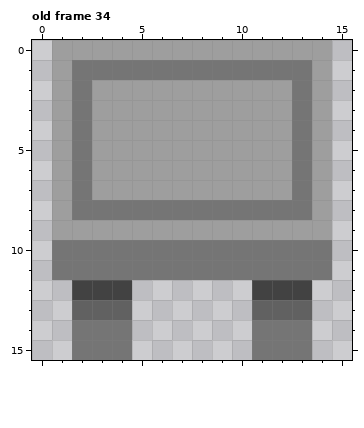
Two versions of one pixel-art file, 设计与资源/Items.aseprite. Above: the version before the commit.
16x16 pixels, 36 frames. Colours within 5 levels of each other are drawn and written as one. Shown: old frame 34.
After:
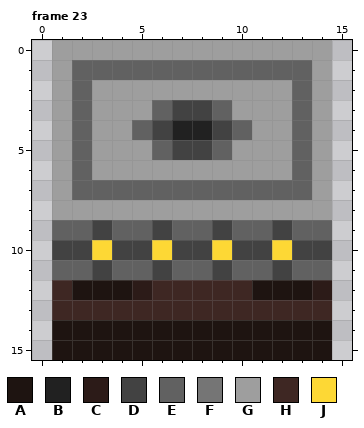
Palette (. is transparent): A #1e1411  B #212121  C #2c1b18  D #424242  E #616161  F #757575  G #9e9e9e  H #3e2723  J #fdd835
A new or re-ordered frame is compared with the old frame closest to it.
The edit:
frames 36 -> 37
Changed rows in their new state; - is an unchanged pixel.
Frame 23 is new; against old frame 34, layer "tools":
first column x 1:
 1 -EEEEEEEEEEEE-
 2 -E----------E-
 3 -E---EDDE---E-
 4 -E--EDBBDE--E-
 5 -E---EDDE---E-
 6 -E----------E-
 7 -EEEEEEEEEEEE-
 8 -GGGGGGGGGGGG-
 9 EEDEEDEEDEEDEE
10 DDJDDJDDJDDJDD
11 EEDEEDEEDEEDEE
12 HAAACHHHHHAAAC
13 HHHHHHHHHHHHHH
14 AAAAAAAAAAAAAA
15 AAAAAAAAAAAAAA
Changed places in both pictures, as pixel boxes (x1, y1, x2, y2):
changed: (52, 60, 332, 360)
